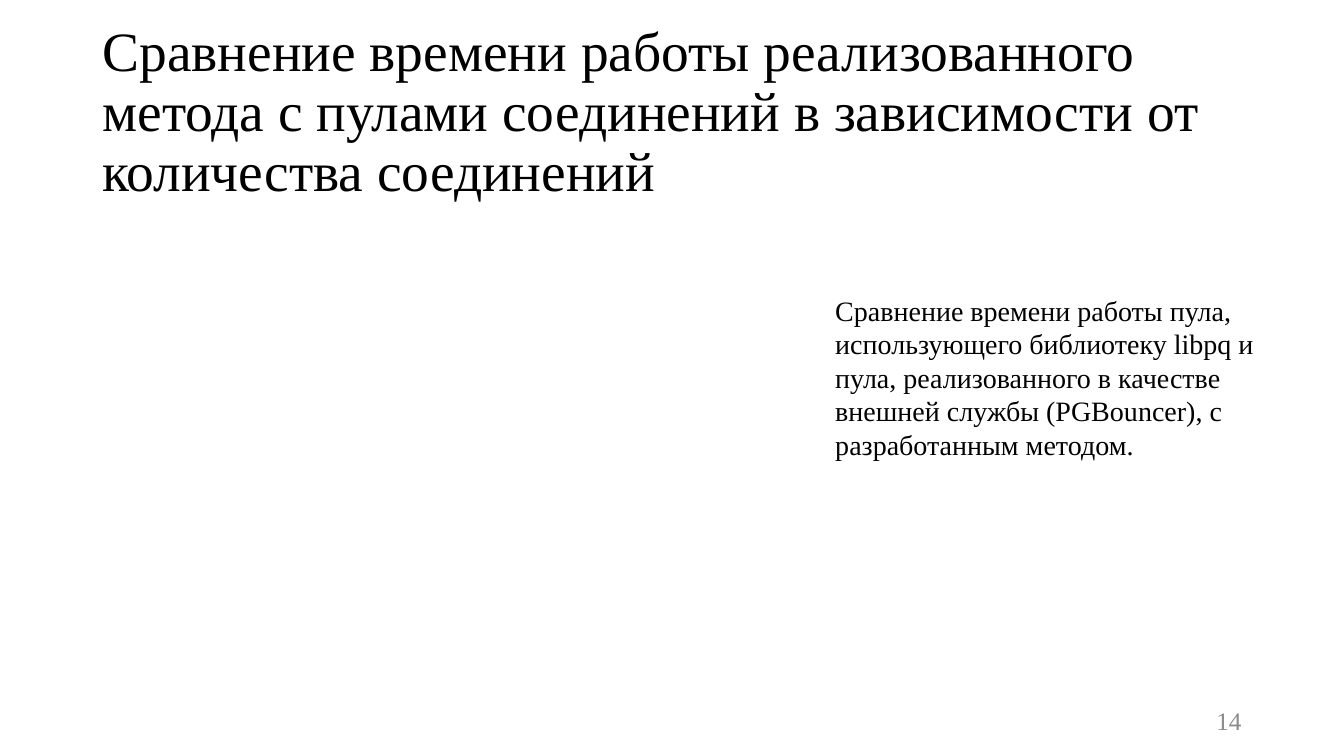
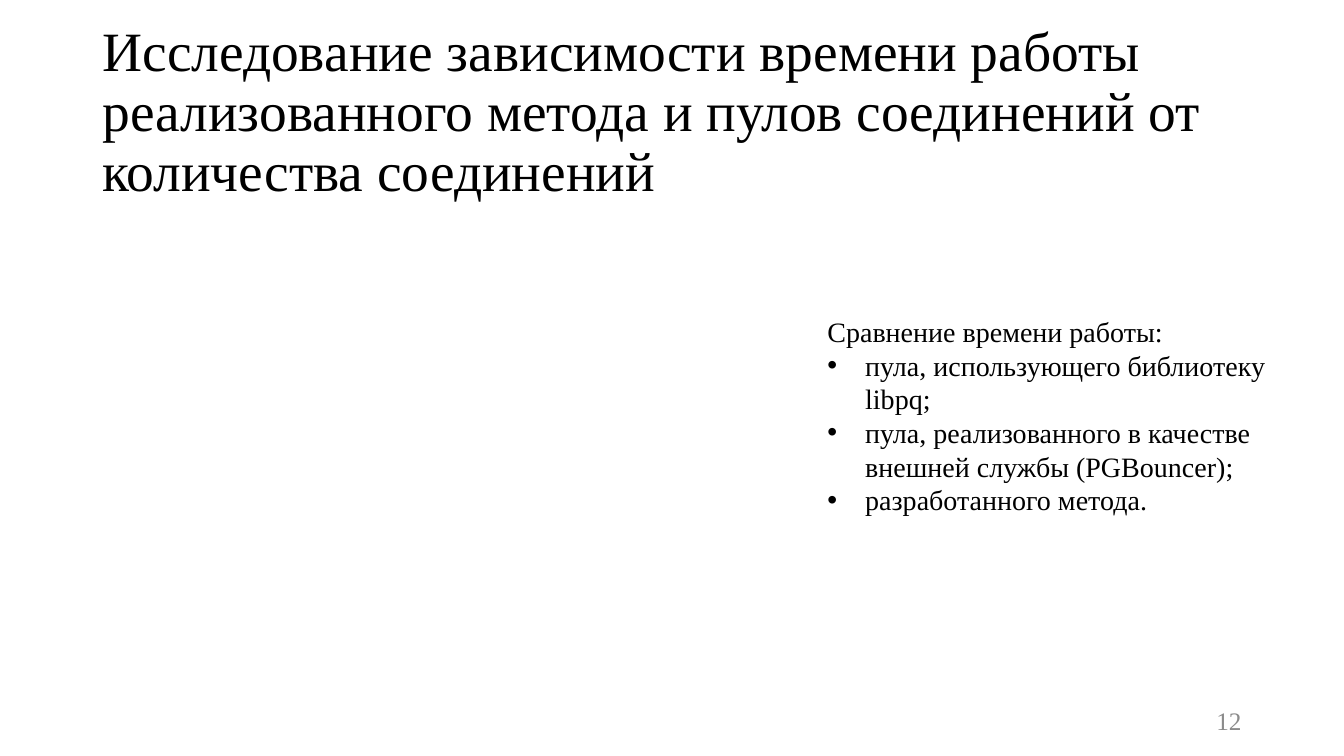
Before and after one commit to platosha-git/Diplom-theory, a slide deck: slide 12 of Презентация.pptx (slide 14 before the commit). Drawn at 1344x756 pixels with LibreOffice and Linux fonts; fonts in the diff are those of the drawing. Boxes give left, top, right and bottom in pixels: in the first picture for what was removed or moved away, otherwise in the second. Text is boxed around its words. In the diff, an @@ line names an element or a change of style, - is before the commit and + after.

```diff
--- a/Презентация.pptx
+++ b/Презентация.pptx
@@ title at (x1=102, y1=31, x2=1200, y2=201): text changed @@
-Сравнение времени работы реализованного метода с пулами соединений в зависимости от количества соединений
+Исследование зависимости времени работы реализованного метода и пулов соединений от количества соединений
@@ text at (x1=827, y1=322, x2=1265, y2=516): text changed @@
-Сравнение времени работы пула, использующего библиотеку libpq и пула, реализованного в качестве внешней службы (PGBouncer), с разработанным методом.
+Сравнение времени работы:
+• пула, использующего библиотеку libpq;
+• пула, реализованного в качестве внешней службы (PGBouncer);
+• разработанного метода.
@@ page number at (x1=1216, y1=713, x2=1241, y2=730): text changed @@
-14
+12
```
Also in this commit, not shown: 11 other slides changed, 2 slides added, 4 slides removed, 20 other files.
